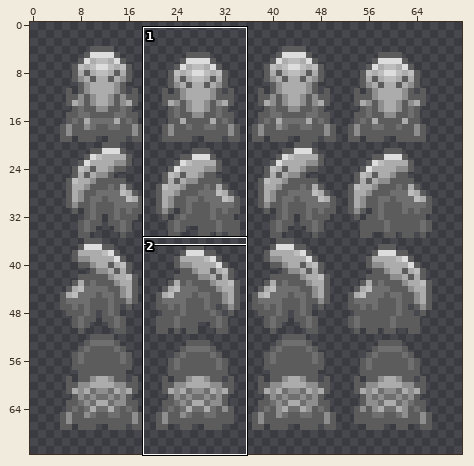
Sprite sheet: images/creeps/gork-0.png. The picture above shows the old version from afar; the outline marks the close-up.
Close-up. The starting point:
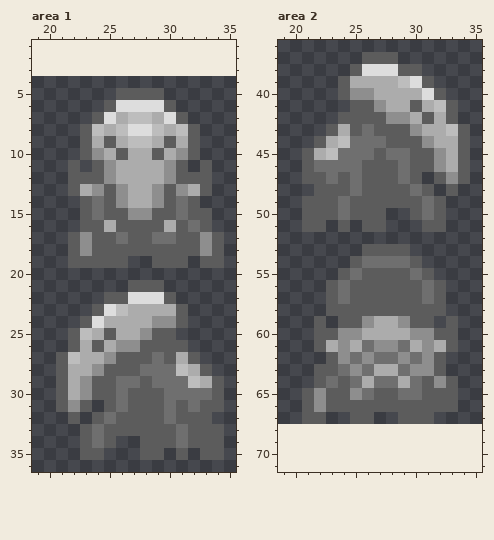
The file is 64x64 pixels. Shown: area 1: x 19..35, y 1..36; area 2: x 19..35, y 36..71. The old version is drawn lined up with the new one, on the new canvas. The commit also changed other parts of the picture, which this record leaves out.
New version:
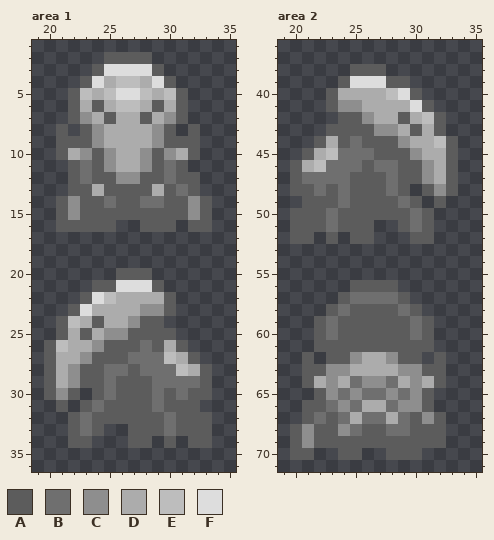
Palette (. is transparent): A #5c5c5c  B #6f6f6f  C #8e8e8e  D #acacac  E #bdbdbd  F #dddddd
Edits made:
canvas 64x64 -> 72x72, the old top-left corner now at 4,4
--- area 1
@@ x 19..35 @@
  1 .................
- 2 .................
- 3 .................
- 4 .................
- 5 .......AAAA......
- 6 ......AFFFFA.....
- 7 .....AFDEEDFA....
- 8 ....AEDEFFEDEA...
- 9 ....ADADEEDADA...
-10 ....ACDADDADCA...
-11 ...A.ACDDDDCA.A..
-12 ...AAACDDDDCAAA..
-13 ...ADCACDDCACDA..
-14 ....ABACDDCABA...
-15 ....ABAACCAABAA..
-16 ....AADAAAADABA..
-17 ...ACAABAABBAACA.
-18 ...ACAAAAAAAAACA.
-19 ...AAAAA..AAA.AA.
-20 .................
-21 ........AAA......
-22 ......AAFFFA.....
-23 .....AFEDDDDA....
-24 ....AFDDDDCCA....
-25 ...AEDADDCAA.....
-26 ...ADADCCAAAA....
-27 ..AEDDCAAABADA...
-28 ..ADDCAAABBBEDA..
-29 ..ADCAABBABBBEDA.
-30 ..ADCAABAAABBBBA.
-31 ..ACA.ABAAABABAA.
-32 ...A.ABAAAABAAA..
-33 ....ABAAAAAABAAA.
-34 ....ABA..AAABAAA.
-35 ....AA...AA.A.AA.
+ 2 ......AAAA.......
+ 3 .....AFFFFA......
+ 4 ....AFDEEDFA.....
+ 5 ...AEDEFFEDEA....
+ 6 ...ADADEEDADA....
+ 7 ...ACDADDADCA....
+ 8 ..A.ACDDDDCA.A...
+ 9 ..AAACDDDDCAAA...
+10 ..ADCACDDCACDA...
+11 ...ABACDDCABA....
+12 ...ABAACCAABAA...
+13 ...AADAAAADABA...
+14 ..ACAABAABBAACA..
+15 ..ACAAAAAAAAACA..
+16 ..AAAAA..AAA.AA..
+17 .................
+18 .................
+19 .................
+20 .......AAA.......
+21 .....AAFFFA......
+22 ....AFEDDDDA.....
+23 ...AFDDDDCCA.....
+24 ..AEDADDCAA......
+25 ..ADADCCAAAA.....
+26 .AEDDCAAABADA....
+27 .ADDCAAABBBEDA...
+28 .ADCAABBABBBEDA..
+29 .ADCAABAAABBBBA..
+30 .ACA.ABAAABABAA..
+31 ..A.ABAAAABAAA...
+32 ...ABAAAAAABAAA..
+33 ...ABA..AAABAAA..
+34 ...AA...AA.A.AA..
+35 .................
 36 .................
--- area 2
@@ x 19..35 @@
 36 .................
-37 .......AAA.......
-38 ......AFFFAA.....
-39 .....ADDDDEFA....
-40 .....ACCDDDDFA...
-41 ......AACDDADEA..
-42 .....AAAACCDADA..
-43 ....ADABAAACDDEA.
-44 ...ADEBBBAAACDDA.
-45 ..ADEBBBABBAACDA.
-46 ..ABBBBAAABAACDA.
-47 ..AABABAAABA.ACA.
-48 ...AAABAAAABA.A..
-49 ..AAABAAAAAABA...
-50 ..AAABAAA..ABA...
-51 ..AA.A.AA...AA...
-52 .................
-53 .......AAAA......
-54 ......ABBBBA.....
-55 .....ABAAAABA....
-56 ....ABAAAAAABA...
-57 ....ABAAAAAABA...
-58 ....AAAAAAAAAA...
-59 ...A.AACDDCAA.A..
-60 ...AACCDDDDCCAA..
-61 ...ADCDBCCBDCDA..
-62 ....ACBCBBCBCA...
-63 ...AABCBDDBCCA...
-64 ...ABABDBBDBACA..
-65 ..ACAACBAABBAAA..
-66 ..ACAAAAAAAAAAA..
-67 ..AA..AA..AAA....
-68 .................
-69 .................
-70 .................
+37 .................
+38 ......AAA........
+39 .....AFFFAA......
+40 ....ADDDDEFA.....
+41 ....ACCDDDDFA....
+42 .....AACDDADEA...
+43 ....AAAACCDADA...
+44 ...ADABAAACDDEA..
+45 ..ADEBBBAAACDDA..
+46 .ADEBBBABBAACDA..
+47 .ABBBBAAABAACDA..
+48 .AABABAAABA.ACA..
+49 ..AAABAAAABA.A...
+50 .AAABAAAAAABA....
+51 .AAABAAA..ABA....
+52 .AA.A.AA...AA....
+53 .................
+54 .................
+55 .................
+56 ......AAAA.......
+57 .....ABBBBA......
+58 ....ABAAAABA.....
+59 ...ABAAAAAABA....
+60 ...ABAAAAAABA....
+61 ...AAAAAAAAAA....
+62 ..A.AACDDCAA.A...
+63 ..AACCDDDDCCAA...
+64 ..ADCDBCCBDCDA...
+65 ...ACBCBBCBCA....
+66 ..AABCBDDBCCA....
+67 ..ABABDBBDBACA...
+68 .ACAACBAABBAAA...
+69 .ACAAAAAAAAAAA...
+70 .AA..AA..AAA.....
 71 .................
